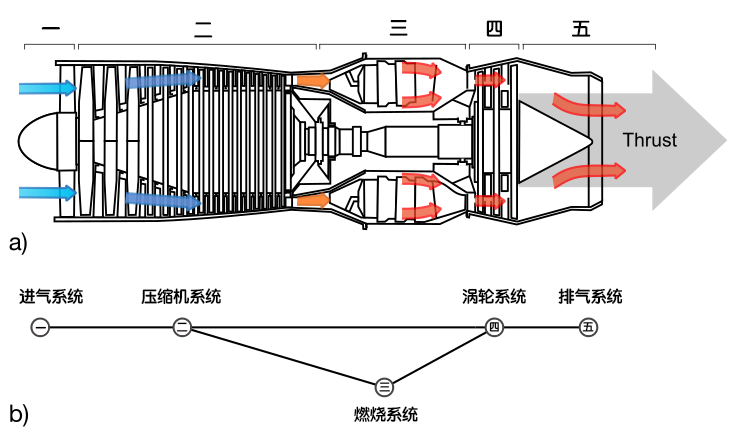
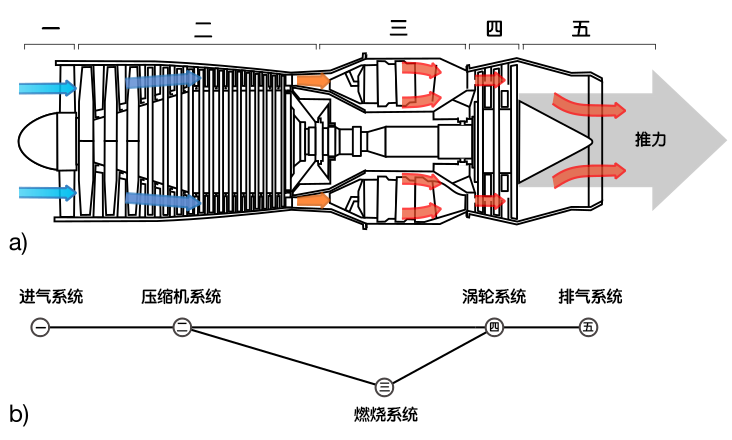
Revision of a layered 732×440 image; what changed, layer by layer:
added layer "推力" above "燃烧系统" over [635, 131, 666, 147]
added layer "Rectangle 2" above "Rectangle 1" over [622, 131, 677, 147]
